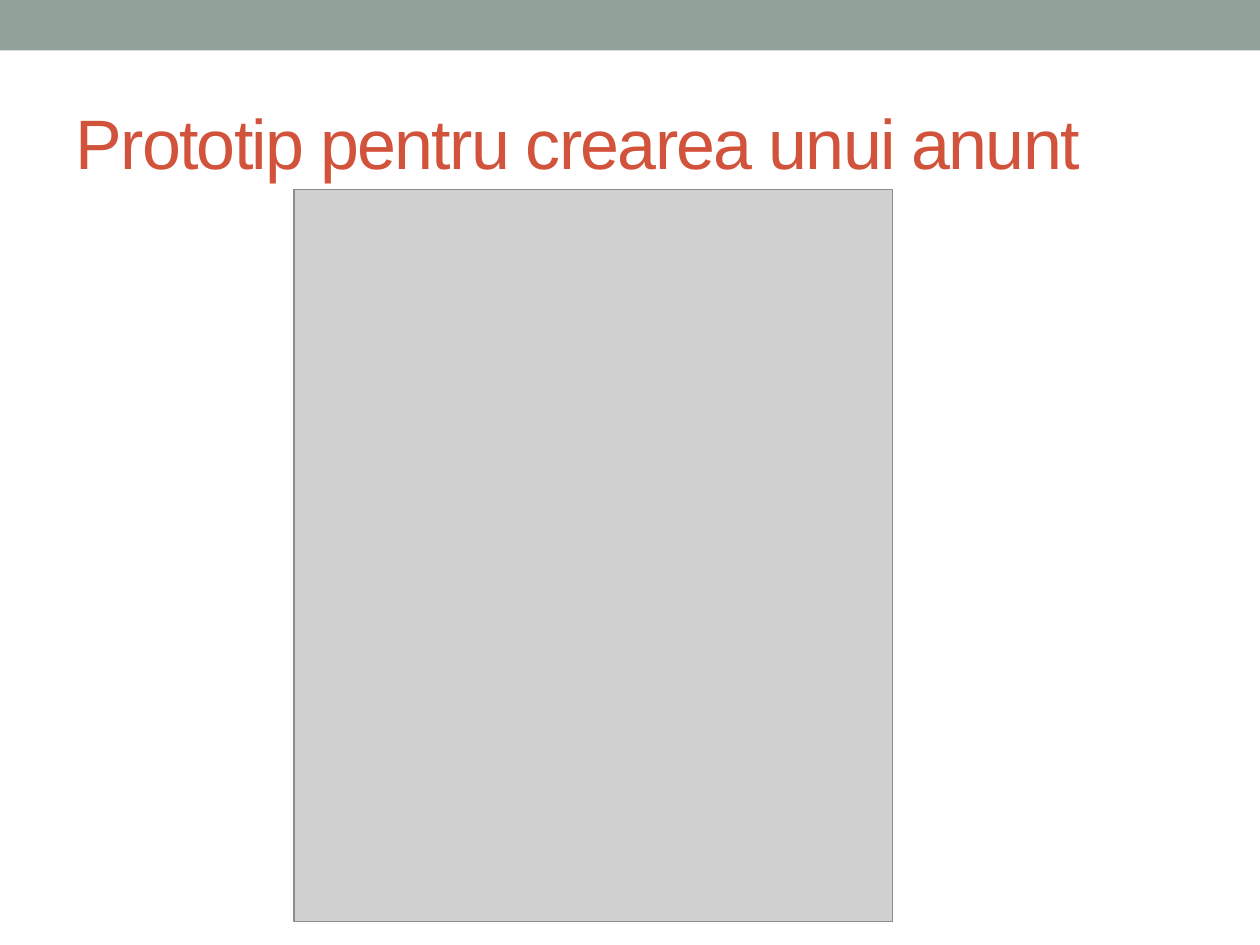
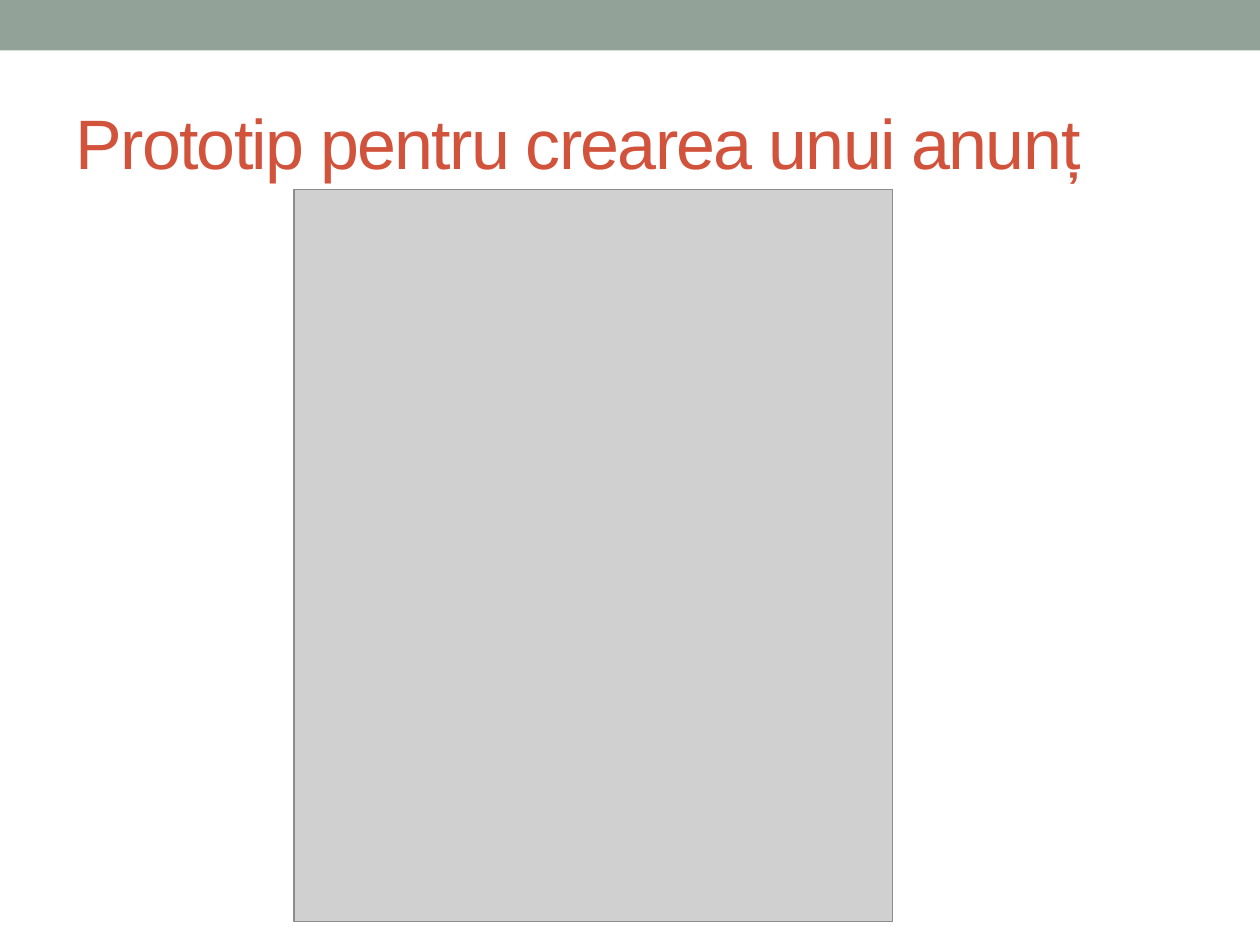
Before and after one commit to daiamarius/IoC-Proiect, a slide deck: slide 8 of Prezentare Imobiliare.pptx. Drawn at 1260x945 pixels with LibreOffice and Linux fonts; fonts in the diff are those of the drawing; grey boxes stand for pictures. Boxes give left, top, right and bottom in pixels: in the first picture for what was removed or moved away, otherwise in the second. Text is boxed around its words. In the diff, an @@ line names an element or a change of style, - is before the commit and + after.

```diff
--- a/Prezentare Imobiliare.pptx
+++ b/Prezentare Imobiliare.pptx
@@ title at [76,118,1082,182]: text changed @@
-Prototip pentru crearea unui anunt
+Prototip pentru crearea unui anunț
```
Also in this commit, not shown: 9 other slides changed.
